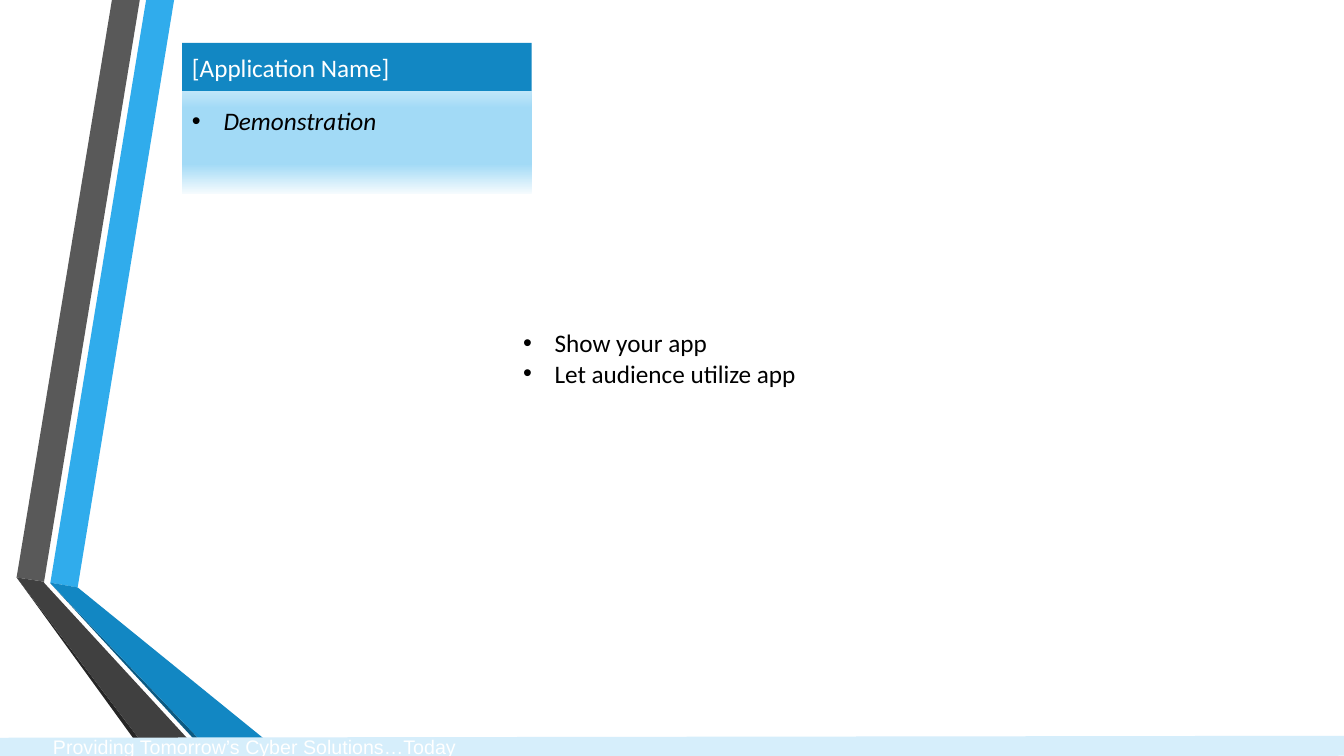
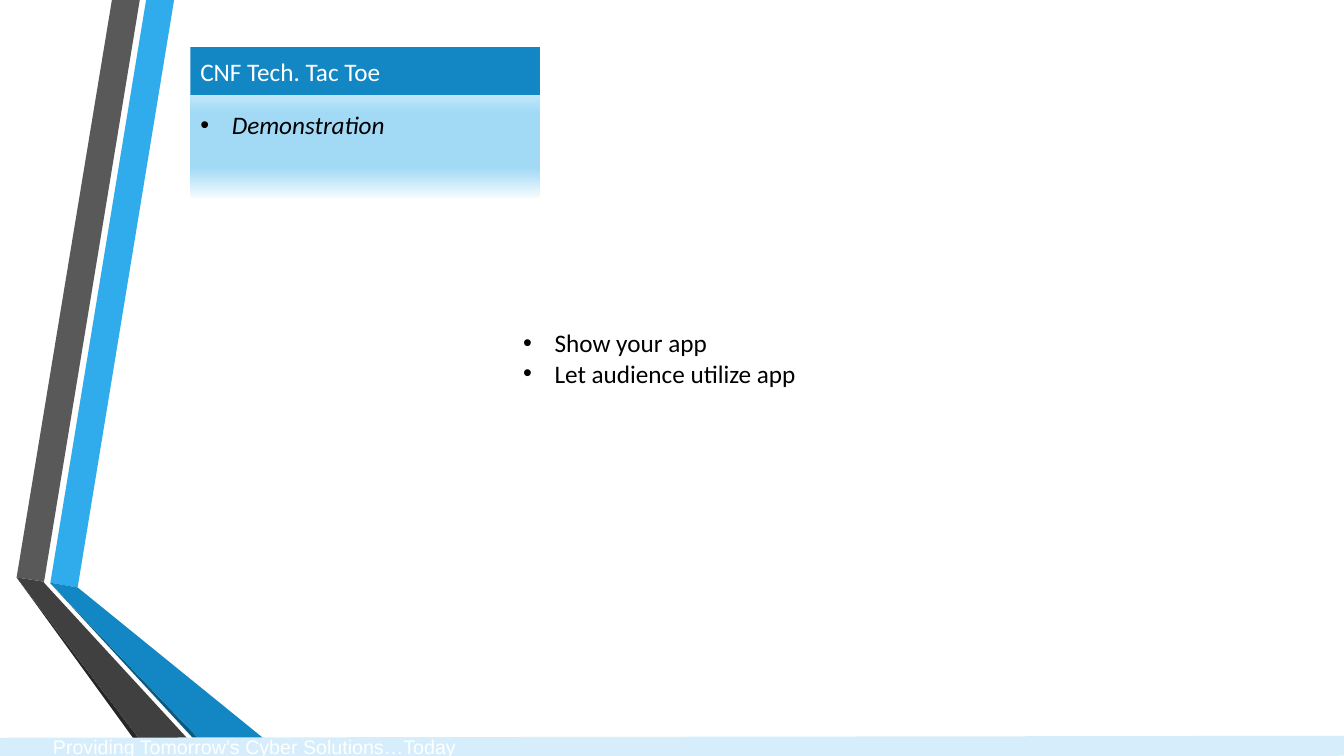
Before and after one commit to isabellaxlit/tictactoe, a slide deck: slide 5 of CNF Application Presentation_Isabella.pptx. Drawn at 1344x756 pixels with LibreOffice and Linux fonts; fonts in the diff are those of the drawing; background and template pictures are left out. Boxes give left, top, right and bottom in pixels: in the first picture for what was removed or moved away, otherwise in the second. Text is boxed around its words. In the diff, an @@ line names an element or a change of style, - is before the commit and + after.

```diff
--- a/CNF Application Presentation_Isabella.pptx
+++ b/CNF Application Presentation_Isabella.pptx
@@ rectangle "CNF Tech. Tac Toe": place and size @@
-rectangle "CNF Tech. Tac Toe" at box(182, 43, 532, 92)
+rectangle "CNF Tech. Tac Toe" at box(191, 47, 540, 96)
@@ text in rectangle at box(200, 63, 380, 81): text changed @@
-[Application Name]
+CNF Tech. Tac Toe
@@ rectangle "Demonstration": place and size @@
-rectangle "Demonstration" at box(182, 91, 532, 194)
+rectangle "Demonstration" at box(191, 95, 540, 198)
```
Also in this commit, not shown: 2 other slides changed, 1 slide added, 1 slide removed.
